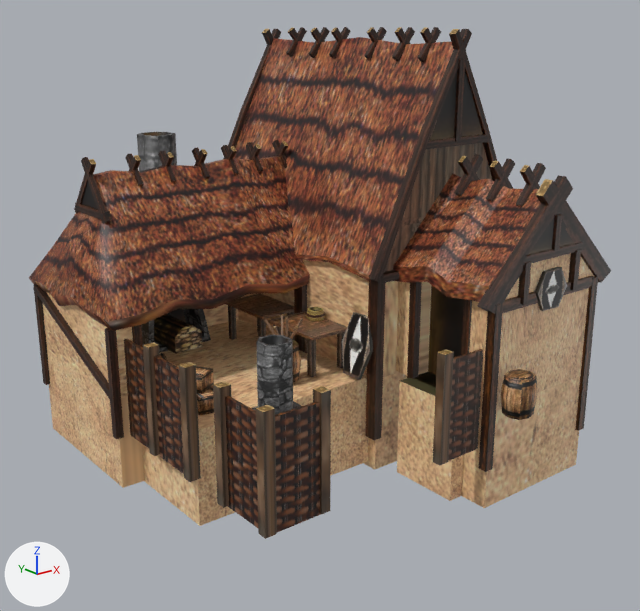
One commit to the COLLADA model art/meshes/structural/suebians/forge.dae: the scene before it, then after it.
Camera for both pictures: a camera (50 mm lens) standing at (-27.1, -33.2, 16.4) and looking at (-0.7, -0.3, 3.2). Every picture has the same lights, and +X, +Y and +Z are marked at lower left.

Names of what the first picture shows: 'forge'.
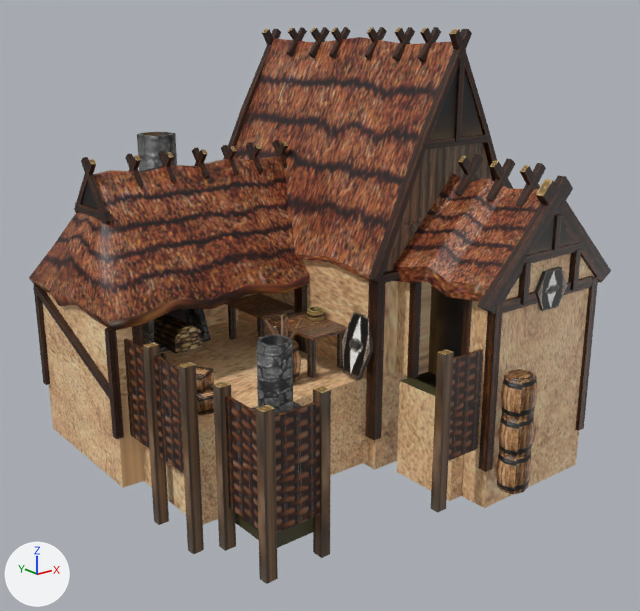
Edits to the bpy script that builds the scene:
```text
Change me_cube_4057:
    used by ob_forge; location = (0.0, 0.0, 0.0)
    remove me_cube_4057.from_pydata(...)  # 1497 vertices, 2266 faces; spans x -11.2..10.4, y -11.2..12.0, z -5.0..16.4
    add me_cube_4057.from_pydata(...)  # 1549 vertices, 2319 faces; spans x -11.2..10.4, y -11.2..12.0, z -5.5..16.4
    me_cube_4057 part 1: a new loose piece of 25 vertices spanning x 1.5..3.1, y -11.2..-9.8, z -3.6..-1.7, in mat_textura_suevos (picture img_sueb_struct_png)
    me_cube_4057 part 2
    3 vertices are removed from x -9.5, y 6.6, z -4.7..-0.1
    29 faces are deleted
    12 vertices in x -10.4..-7.2, y -9.1..-5.7, z -2.0 move by (0.0, 0.0, -2.0)
    8 vertices in x -10.4..-9.8, y -3.5..0.0, z -2.0 move by (0.0, 0.0, -3.5)
    6 new vertices lie (0.0, 0.0, -3.0) away from vertices in x -9.7..-6.9, y -8.5..-5.9, z -0.1..0.1
    12 new faces join them
    me_cube_4057 part 3
    10 faces are deleted
    4 vertices in x -1.0..-0.5, y -9.1..-8.6, z -2.0 move by (0.0, 0.0, -2.3)
    19 vertices are added at x 1.5..2.9, y -11.2..-9.8, z -1.8..0.1
    5 new vertices lie (0.2, 0.5, 0.0) away from vertices in x 1.6..2.9, y -11.0..-10.5, z -1.8..0.1
    40 new faces join them
```

Location of each change, (x1, y1, x2, y2) in pixels of the pictures (640 x 611 px):
'forge', reshaped (9% taller)
    before: (29, 27, 611, 539)
    after: (29, 27, 611, 584)
part 1 of me_cube_4057, added (brown)
    after: (496, 450, 532, 494)
part 2 of me_cube_4057, cut back
    before: (143, 345, 331, 539)
    after: (143, 345, 331, 584)
part 3 of me_cube_4057, built on
    before: (433, 352, 454, 465)
    after: (431, 352, 534, 513)
